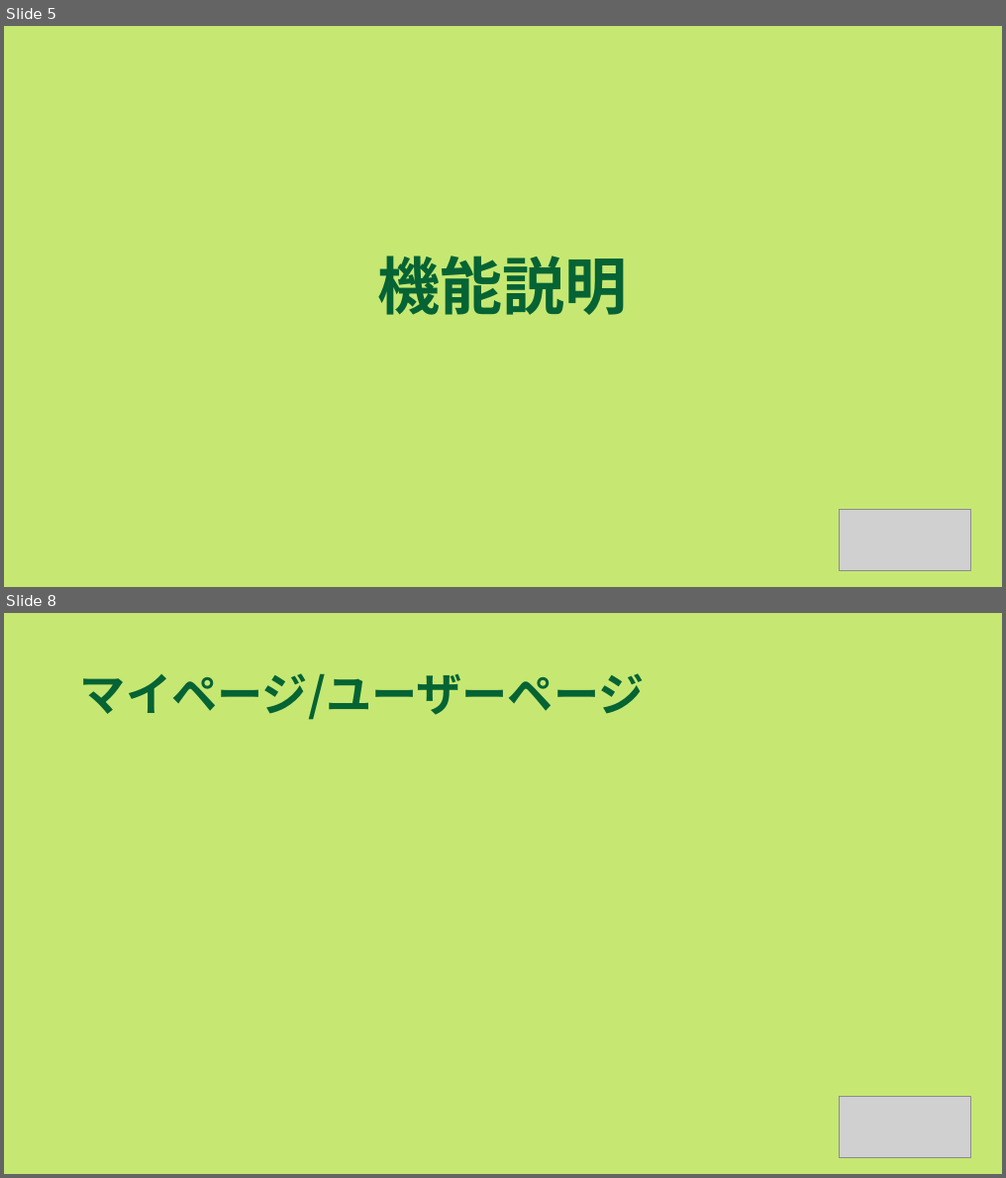
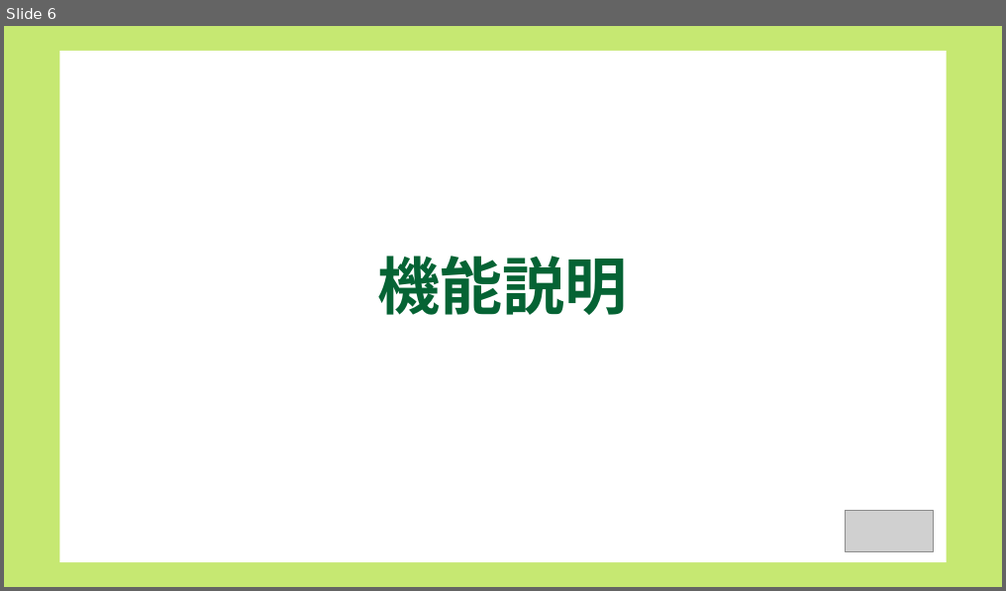
Before and after one commit to dojo2022/B-3, a slide deck: doc/B3炙りえんがわ_成果発表会資料.pptx. Shown one above the other, each under a label of ours: slides 5 and 8 before the commit, slide 6 after it; the slides between them are not shown. The pictures are 1006x1178 and 1006x591 pixels, drawn with LibreOffice and Linux fonts; fonts in the diff are those of the drawing; grey boxes stand for pictures. Boxes give left, top, right and bottom in pixels: in the first picture for what was removed or moved away, otherwise in the second. Text is boxed around its words. In the diff, an @@ line names an element or a change of style, - is before the commit and + after.

```diff
--- a/doc/B3炙りえんがわ_成果発表会資料.pptx
+++ b/doc/B3炙りえんがわ_成果発表会資料.pptx
@@ slide 8 removed at <box>4,613,1002,1174</box>, background #C6E872 @@
@@ title removed at <box>80,673,645,720</box> @@
-マイページ/ユーザーページ
@@ picture removed at <box>840,1096,971,1158</box> @@
@@ what was slide 5 is now slide 6 @@
@@ slide 6 changed as well @@
@@ rectangle added at <box>60,51,946,563</box>, fill #FFFFFF @@
@@ picture: place and size @@
-picture at <box>840,509,971,571</box>
+picture at <box>845,510,933,552</box>
```
Also in this commit, not shown: 13 other slides changed, 3 slides added, 5 other slides removed.
